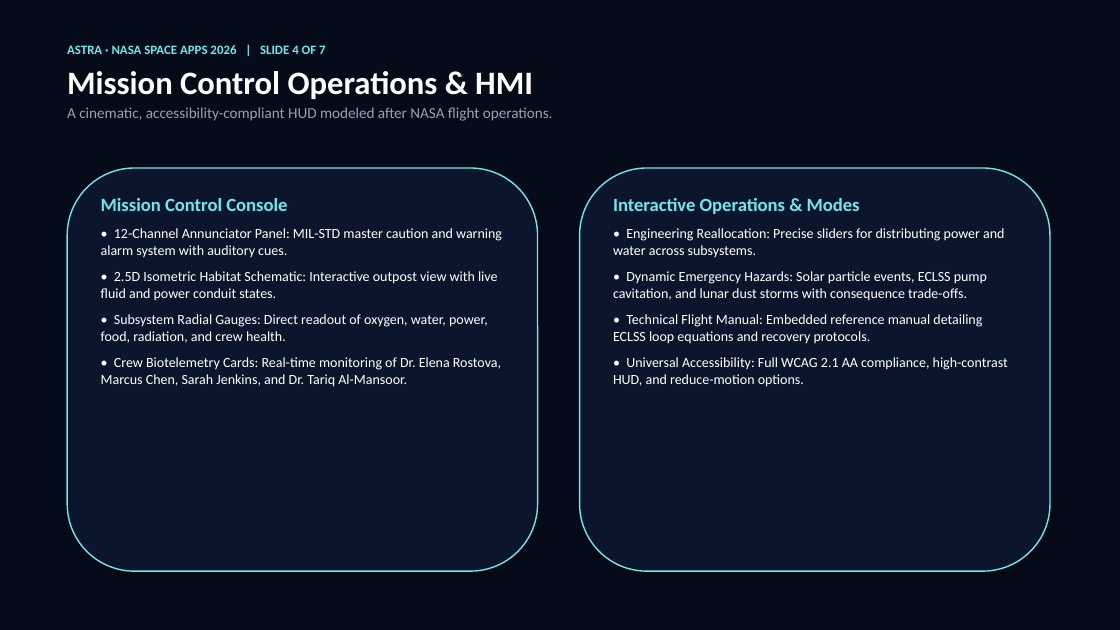
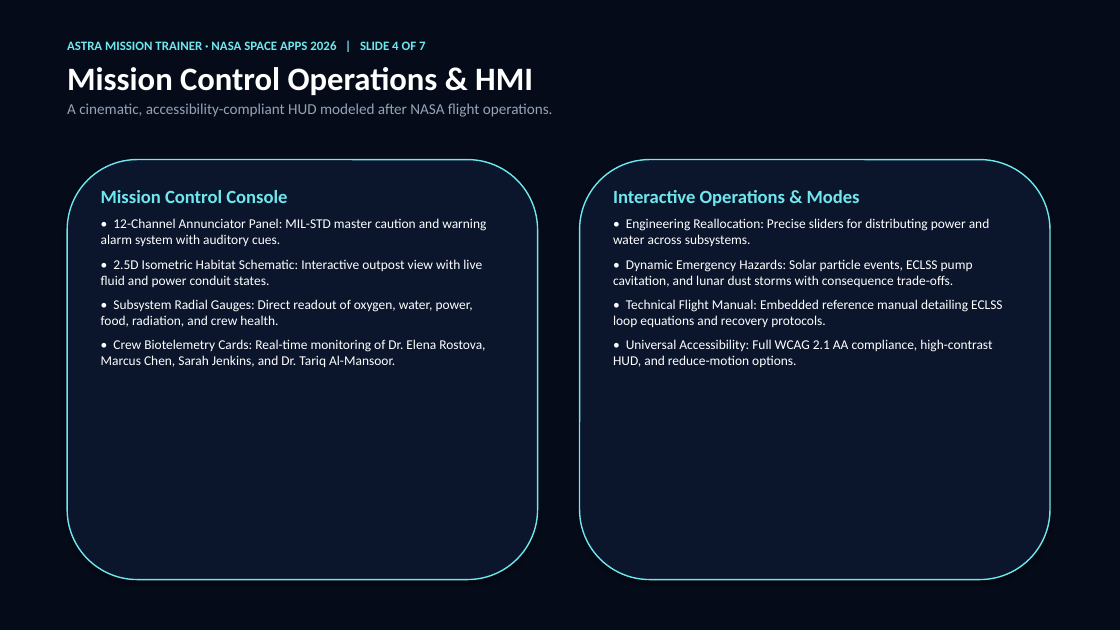
Before and after one commit to shivavaibhav200407/nasa, a slide deck: slide 4 of ASTRA_NASA_SpaceApps_Presentation.pptx. Drawn at 1120x630 pixels with LibreOffice and Linux fonts; fonts in the diff are those of the drawing. Boxes give left, top, right and bottom in pixels: in the first picture for what was removed or moved away, otherwise in the second. Text is boxed around its words. In the diff, an @@ line names an element or a change of style, - is before the commit and + after.

```diff
--- a/ASTRA_NASA_SpaceApps_Presentation.pptx
+++ b/ASTRA_NASA_SpaceApps_Presentation.pptx
@@ text at (x1=67, y1=41, x2=425, y2=50): text changed @@
-ASTRA · NASA SPACE APPS 2026 | SLIDE 4 OF 7
+ASTRA MISSION TRAINER · NASA SPACE APPS 2026 | SLIDE 4 OF 7
@@ rounded rectangle resized from (x1=67, y1=168, x2=538, y2=571) to (x1=67, y1=160, x2=538, y2=580) @@
@@ rounded rectangle resized from (x1=580, y1=168, x2=1050, y2=571) to (x1=580, y1=160, x2=1050, y2=580) @@
@@ text "Mission Control Console" moved from (x1=101, y1=198, x2=502, y2=387) to (x1=101, y1=190, x2=486, y2=367) @@
@@ text "Interactive Operations & Modes" moved from (x1=613, y1=198, x2=1008, y2=387) to (x1=613, y1=190, x2=1003, y2=367) @@
@@ text at (x1=101, y1=218, x2=486, y2=367): size 12 to 11.5 pt; less space between paragraphs @@
@@ text at (x1=613, y1=218, x2=1003, y2=367): size 12 to 11.5 pt; less space between paragraphs @@
```
Also in this commit, not shown: 6 other slides changed, 1 other file.
